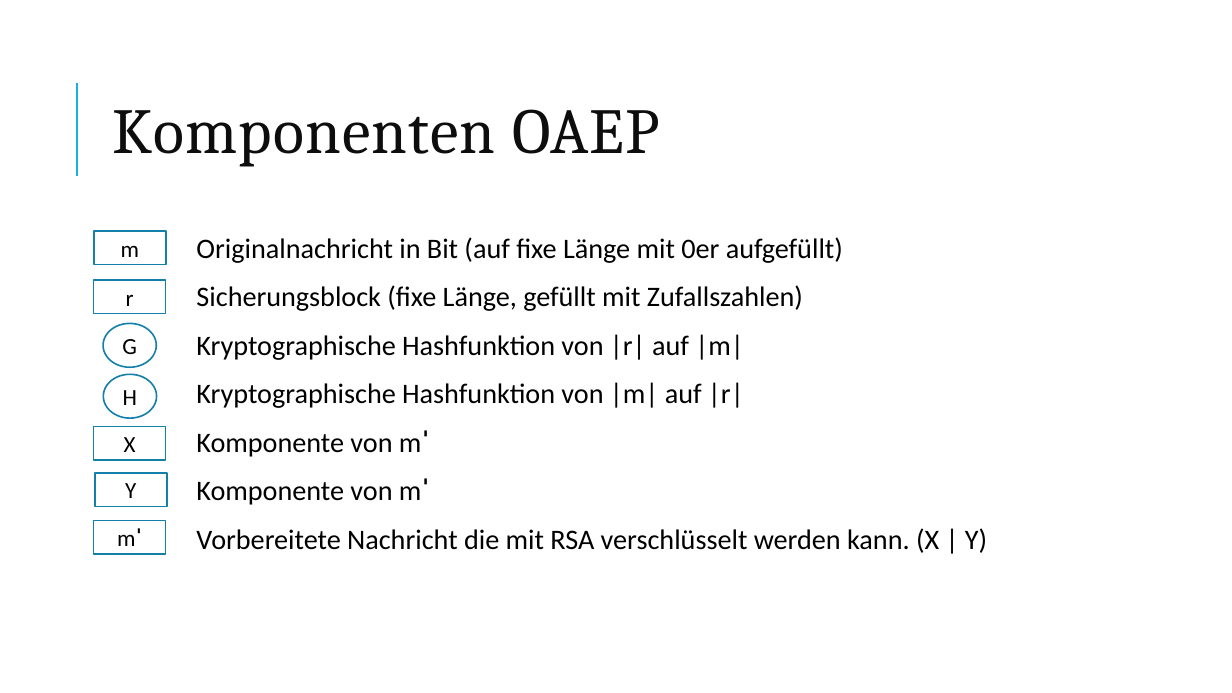
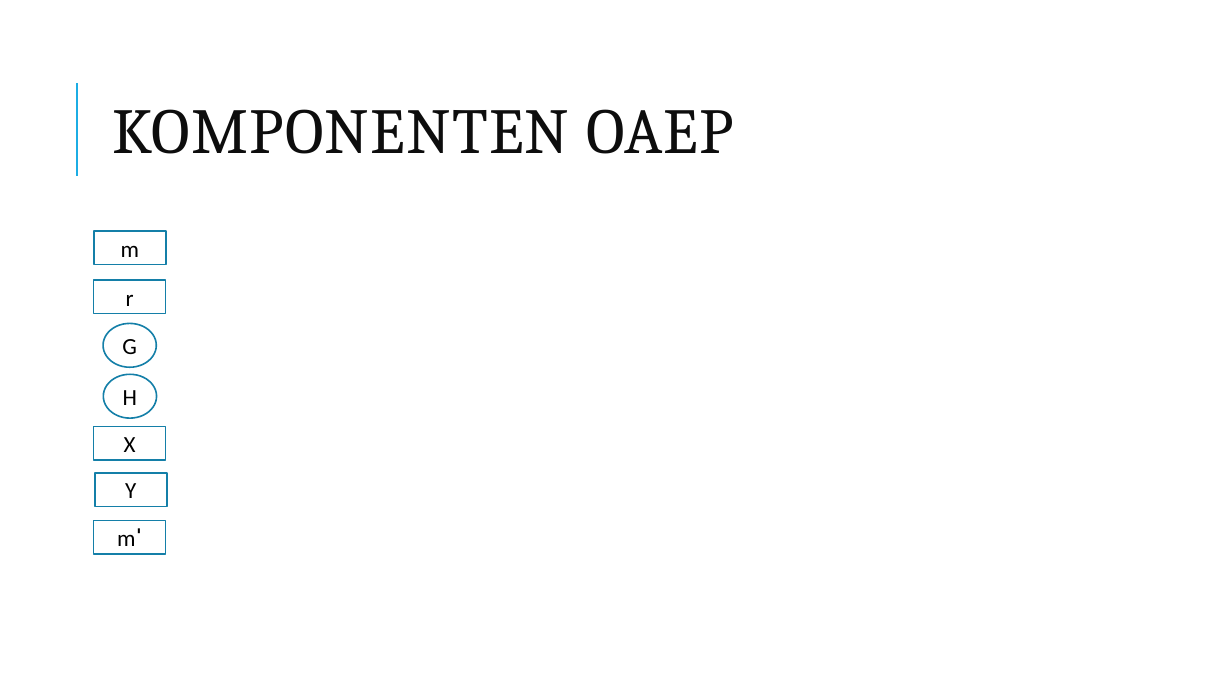
Before and after one commit to kohlerta/Krypto, a slide deck: slide 17 of hannah_raimund_tanja.pptx (slide 19 before the commit). Drawn at 1232x693 pixels with LibreOffice and Linux fonts; fonts in the diff are those of the drawing; grey boxes stand for pictures. Boxes give left, top, right and bottom in pixels: in the first picture for what was removed or moved away, otherwise in the second. Text is boxed around its words. In the diff, an @@ line names an element or a change of style, - is before the commit and + after.

```diff
--- a/hannah_raimund_tanja.pptx
+++ b/hannah_raimund_tanja.pptx
@@ title at [113, 109, 734, 154]: text changed @@
-Komponenten OAEP
+KOMPONENTEN OAEP
@@ text removed at [196, 237, 987, 553] @@
-Originalnachricht in Bit (auf fixe Länge mit 0er aufgefüllt)
-Sicherungsblock (fixe Länge, gefüllt mit Zufallszahlen)
-Kryptographische Hashfunktion von |r| auf |m|
-Kryptographische Hashfunktion von |m| auf |r|
-Komponente von mˈ
-Komponente von mˈ
-Vorbereitete Nachricht die mit RSA verschlüsselt werden kann. (X | Y)
```
Also in this commit, not shown: 16 other slides changed, 16 slides added, 10 slides removed, 7 other files.
